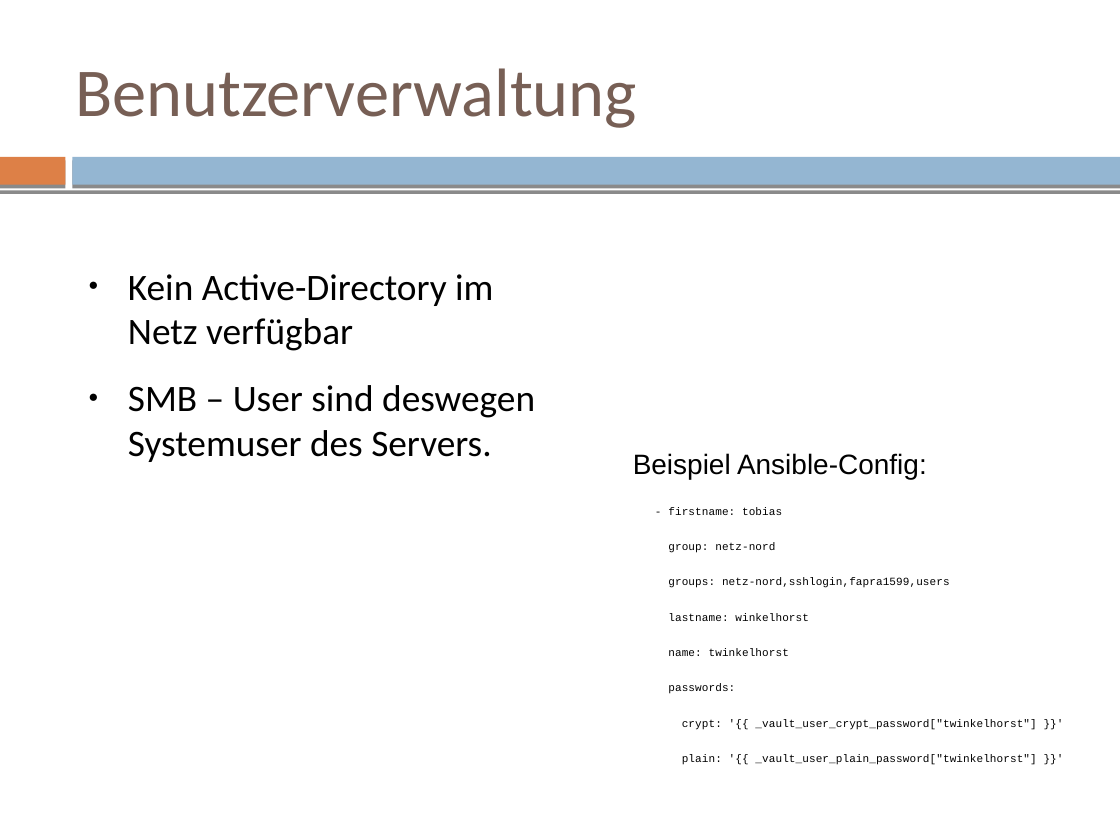
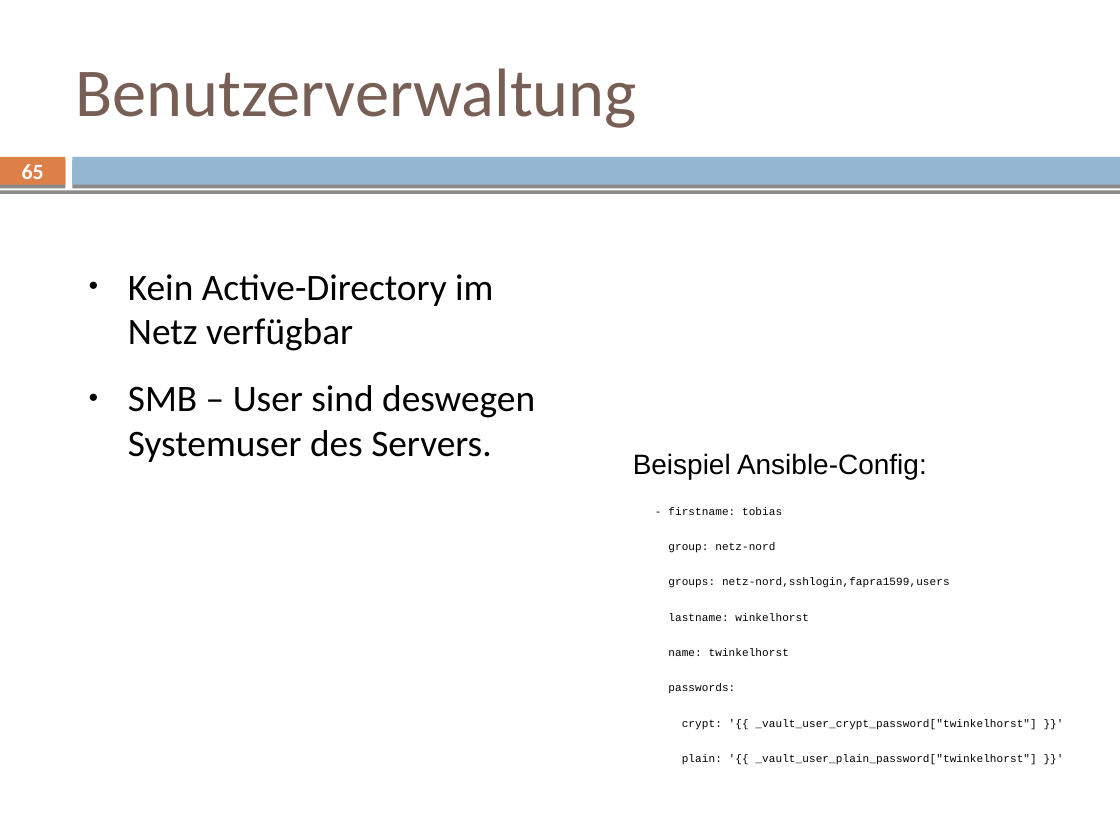
Before and after one commit to mvw/Wilddiebe10, a slide deck: slide 65 of keynote/keynote.odp (slide 66 before the commit). Drawn at 1120x840 pixels with LibreOffice and Linux fonts; fonts in the diff are those of the drawing. Boxes give left, top, right and bottom in pixels: in the first picture for what was removed or moved away, otherwise in the second. Text is boxed around its words. In the diff, an @@ line names an element or a change of style, - is before the commit and + after.

```diff
--- a/keynote/keynote.odp
+++ b/keynote/keynote.odp
@@ page number added at box(22, 164, 44, 186), 14 pt, text #FFFFFF, bold @@
+65
```
Also in this commit, not shown: 45 other slides changed, 1 slide removed.
